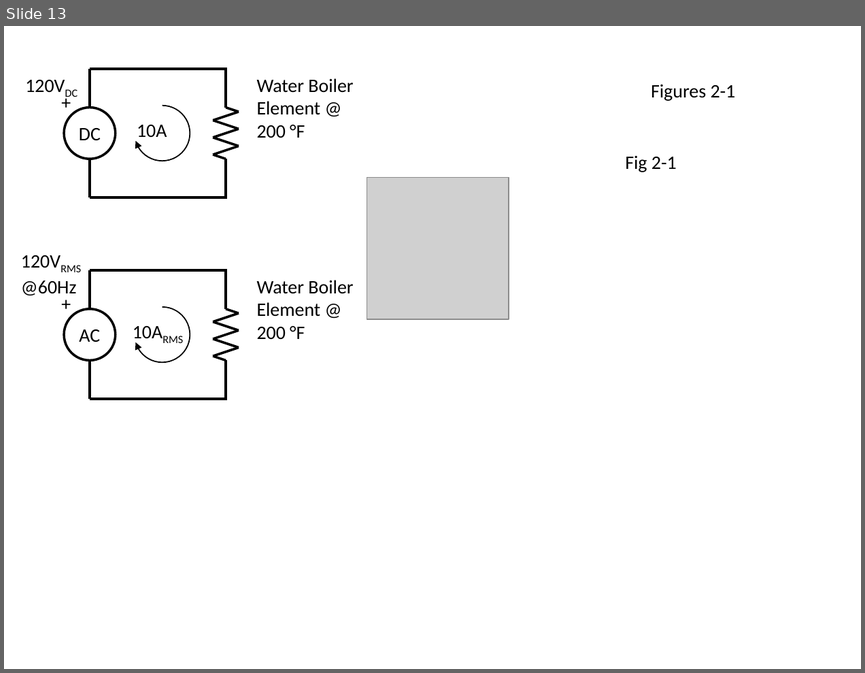
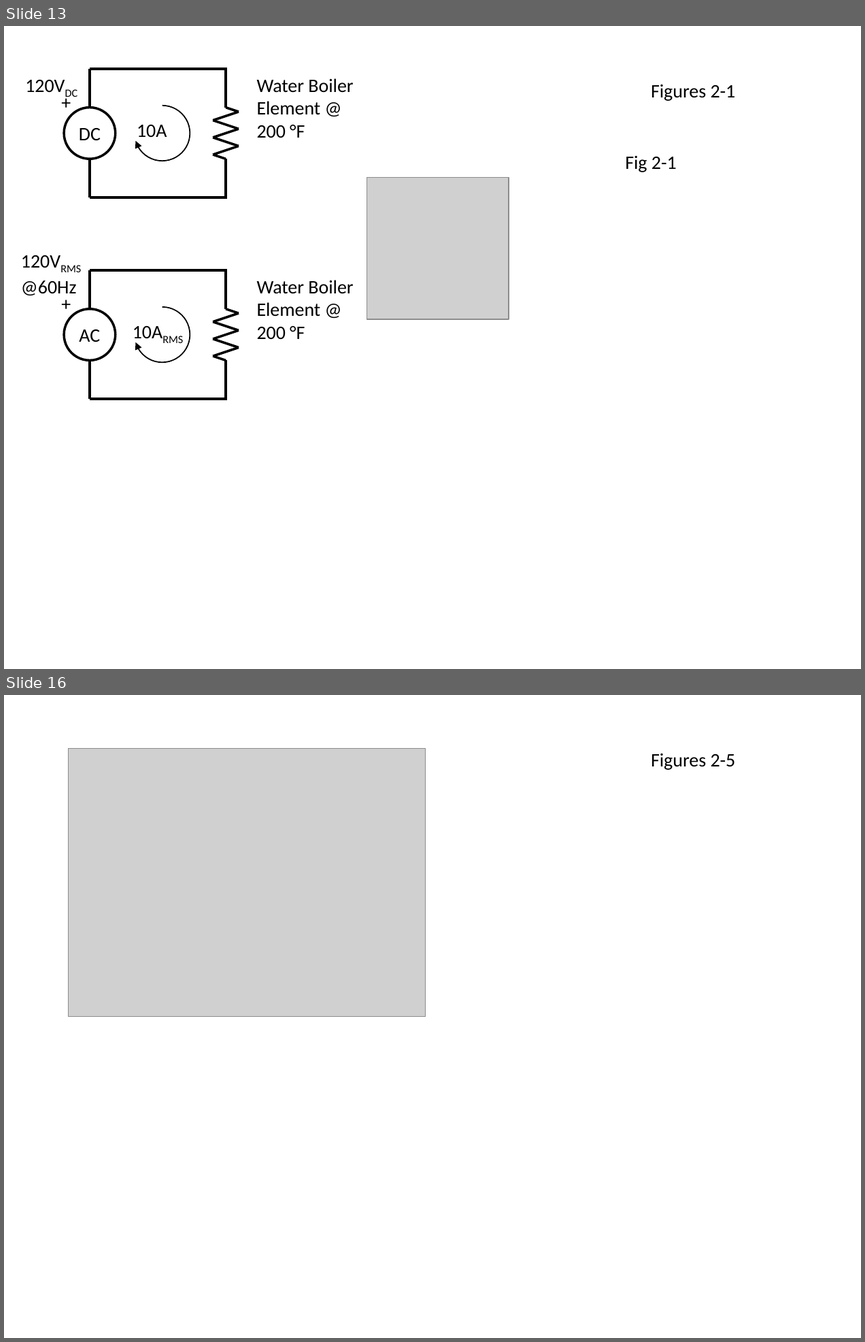
Before and after one commit to JerryWiltz/nP, a slide deck: RF_book/RFbookFigures.pptm. Shown one above the other, each under a label of ours: slide 13 before the commit, slides 13 and 16 after it; the slides between them are not shown. The pictures are 865x673 and 865x1342 pixels, drawn with LibreOffice and Linux fonts; fonts in the diff are those of the drawing; grey boxes stand for pictures. Boxes give left, top, right and bottom in pixels: in the first picture for what was removed or moved away, otherwise in the second. Text is boxed around its words. In the diff, an @@ line names an element or a change of style, - is before the commit and + after.

```diff
--- a/RF_book/RFbookFigures.pptm
+++ b/RF_book/RFbookFigures.pptm
@@ slide 16 added at [4, 695, 861, 1338], background #FFFFFF @@
@@ picture added at [68, 748, 426, 1015] @@
@@ title added at [651, 753, 736, 770], 16 pt, text #000000 @@
+Figures 2-5
```
Also in this commit, not shown: 2 other slides added, 28 other files.
